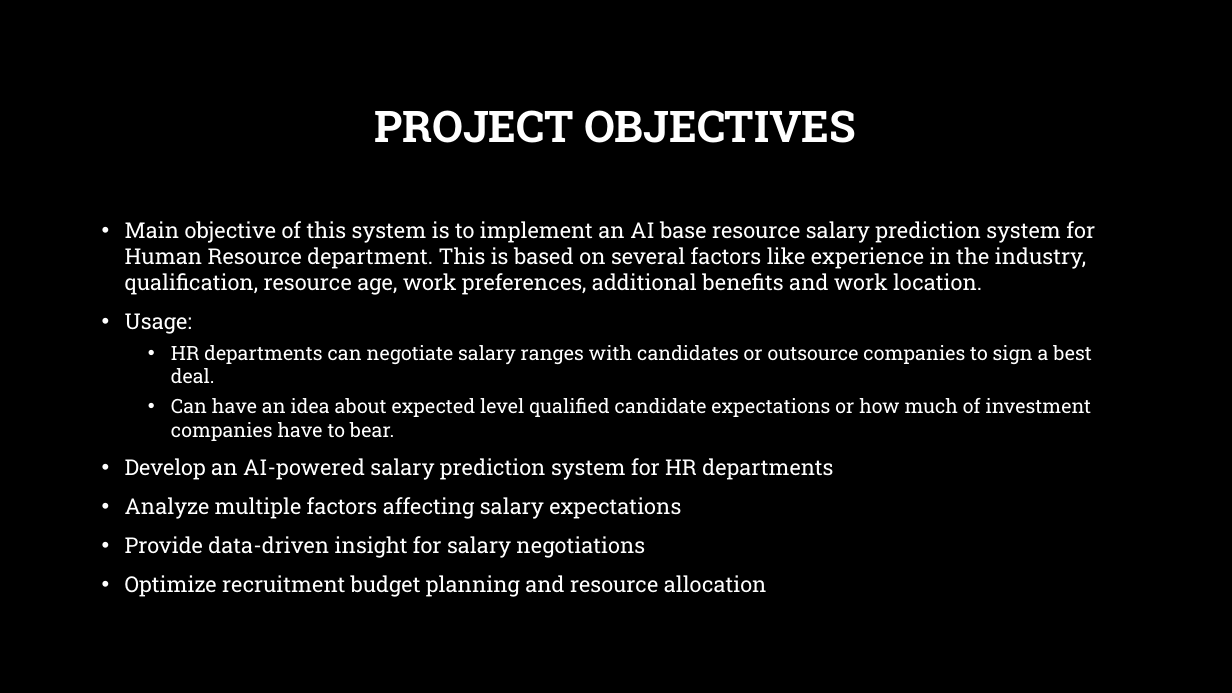
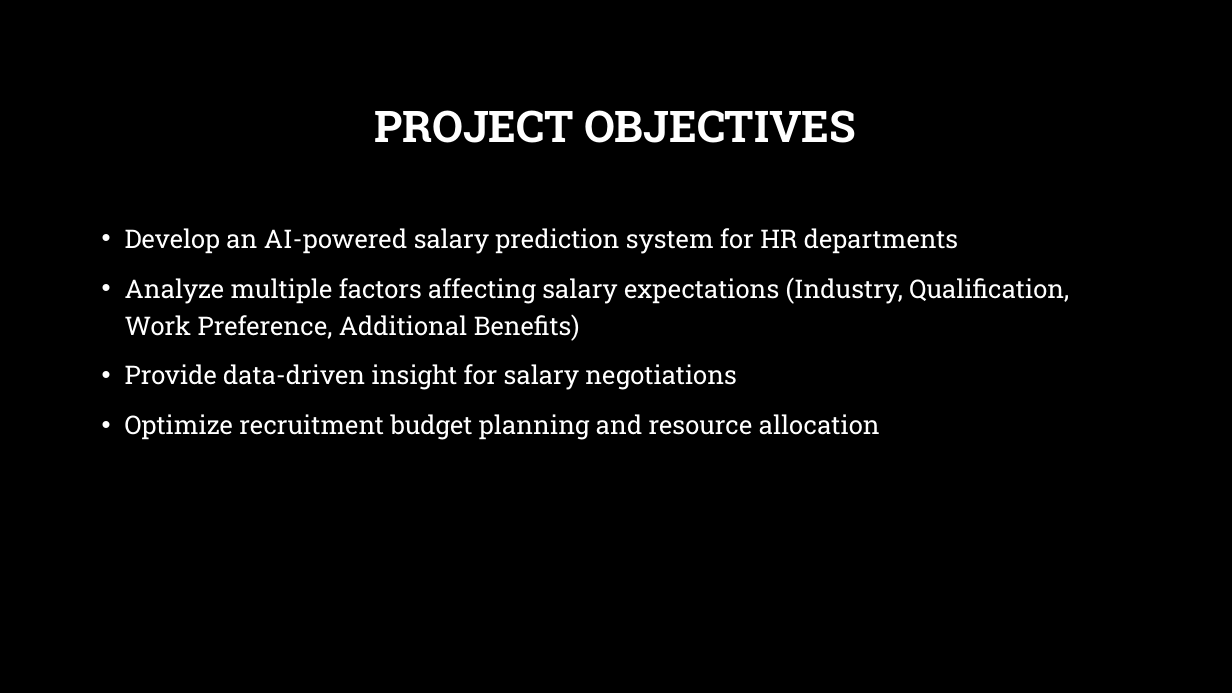
Before and after one commit to osandafdo/salary-prediction-system, a slide deck: slide 4 of AI_course_work_presentation.pptx. Drawn at 1232x693 pixels with LibreOffice and Linux fonts; fonts in the diff are those of the drawing; background and template pictures are left out. Boxes give left, top, right and bottom in pixels: in the first picture for what was removed or moved away, otherwise in the second. Text is boxed around its words. In the diff, an @@ line names an element or a change of style, - is before the commit and + after.

```diff
--- a/AI_course_work_presentation.pptx
+++ b/AI_course_work_presentation.pptx
@@ text at (125,221,1095,441): paragraphs removed @@
-• Main objective of this system is to implement an AI base resource salary prediction system for Human Resource department. This is based on several factors like experience in the industry, qualification, resource age, work preferences, additional benefits and work location.
-• Usage:
-  • HR departments can negotiate salary ranges with candidates or outsource companies to sign a best deal.
-  • Can have an idea about expected level qualified candidate expectations or how much of investment companies have to bear.
@@ text at (125,228,958,440): size 17 to 20 pt in "Develop an AI-powered salary prediction system for ...", "Provide data-driven insight for salary negotiations", "Optimize recruitment budget planning and resource allocation"; line spacing 1 to 1.2 @@
@@ text at (125,278,1069,341): text changed; size 17 to 20 pt @@
-• Analyze multiple factors affecting salary expectations
+• Analyze multiple factors affecting salary expectations (Industry, Qualification, Work Preference, Additional Benefits)
```
Also in this commit, not shown: 2 other slides changed, 6 slides added, 5 other files.
